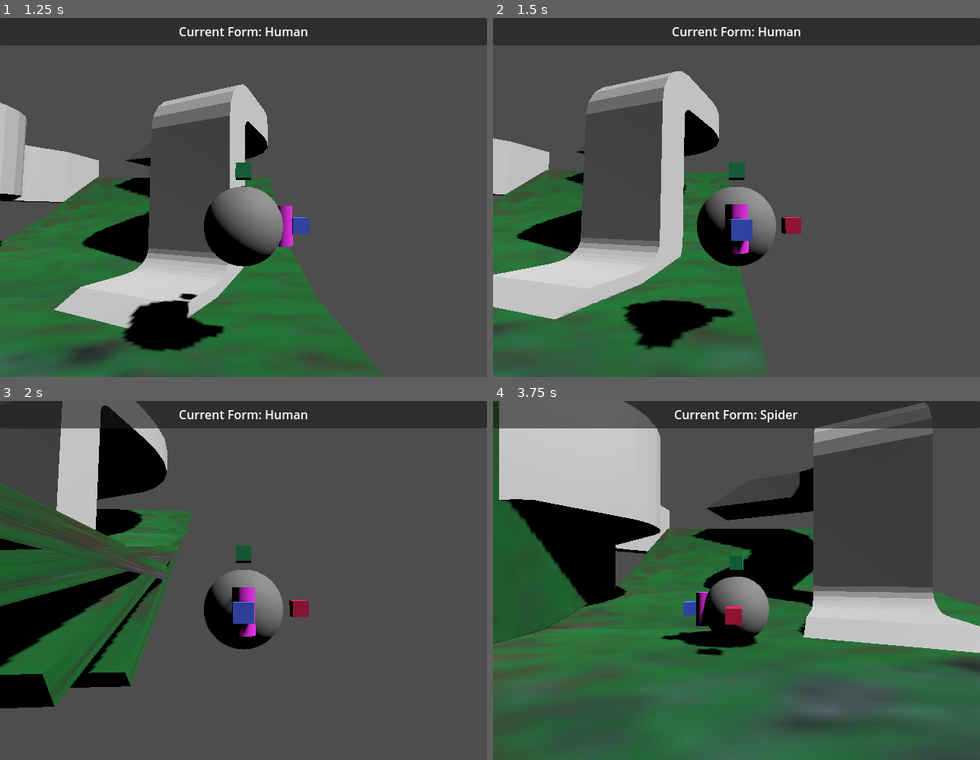
Above: before the commit, frames 1-4 (two rows, left to right).
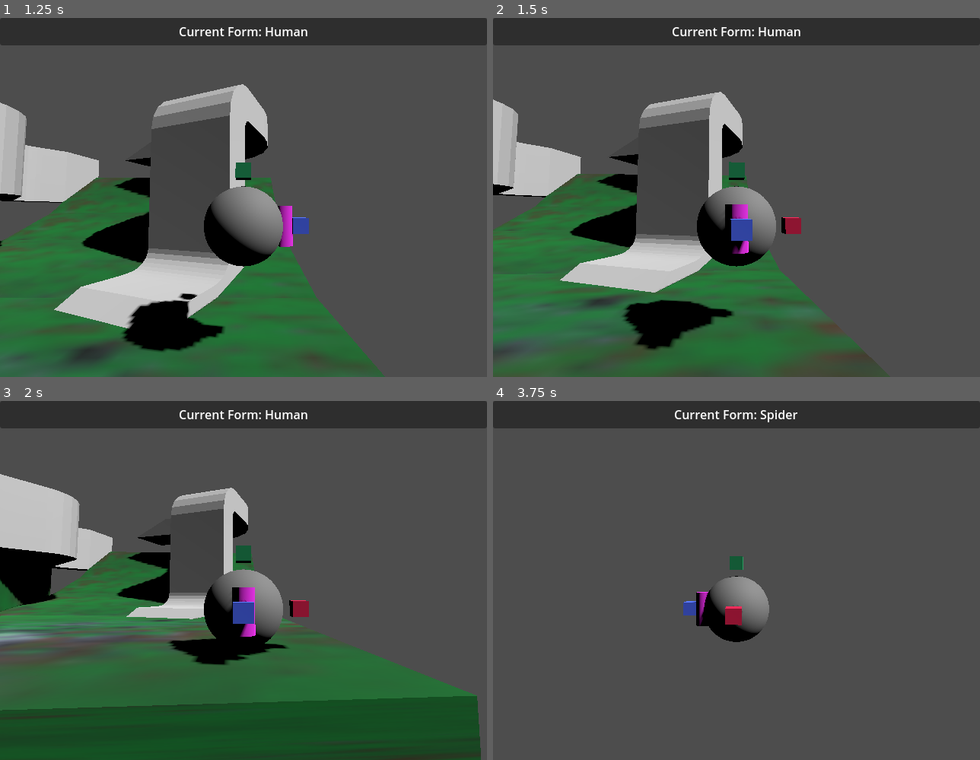
Above: after the commit, the same moments.

Repository: LettucePie/druid
Game: Godot game, scene res://playscenes/play_0.tscn
Same seed, same stepped clock (60 frames per second), same inputs: the game is played once before the commit and once after it.
Inputs:
- Up to frame 1 (1.25 s): tap Enter (ui_accept) at 0.5 s; hold D (move_right) from 0.53 s (still down); tap K (cam_down) at 0.6 s; tap Space (jump) at 0.77 s
- Up to frame 2 (1.5 s): release D (move_right) at 1.28 s; hold S (move_down) from 1.28 s (still down); tap J (cam_left) at 1.35 s
- Up to frame 3 (2 s): keep holding S (move_down); tap Space (jump) at 1.52 s
- Up to frame 4 (3.75 s): release S (move_down) at 2.03 s; hold D (move_right) 2.03-2.78 s; tap L (cam_right) at 2.1 s; hold W (move_up) 2.78-3.53 s; tap I (cam_up) at 2.85 s; tap Space (jump) at 3.02 s; hold A (move_left) from 3.53 s (still down); tap Q (form_switcher) at 3.6 s

Frame 1 is identical in both runs. In frame 2, 20% of the frame differs, in the area x 0-79%, y 14-100%; in frame 3, 49%; in frame 4, 63%, in the area x 0-100%, y 0-100%.

Commit message:
added floating jump control

Diff:
--- a/core/player.gd
+++ b/core/player.gd
@@ -187,10 +187,10 @@
 				update_up(blended_normal)
 
 	## Finally, apply the velocity
+	var accelerated_dir : Vector3 = direction * SPEED
 	if is_on_floor():
-		velocity = direction * SPEED
+		velocity = accelerated_dir
 	else:
-
 		## Check if the Magnet Ray is colliding, if so pull the player to it
 		## by subtracting blended_normal from the velocity.
 		if $magnet_ray.is_colliding() and floor_angle >= MAG_ANGLE:
@@ -198,7 +198,9 @@
 		else:
 			if blended_normal != Vector3.UP:
 				update_up(Vector3.UP)
+			velocity.x = accelerated_dir.x
 			velocity.y -= gravity * delta
+			velocity.z = accelerated_dir.z
 
 	## For Testing Purposes.
 	## Resets player to Center if they "fall out"
